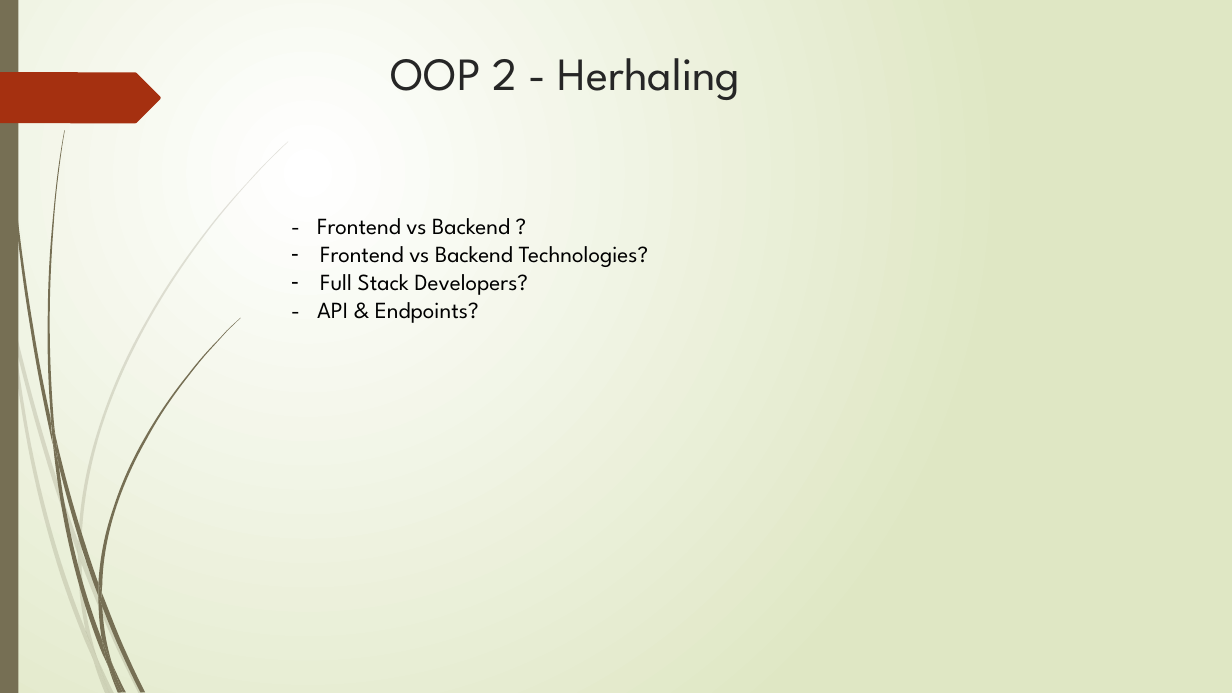
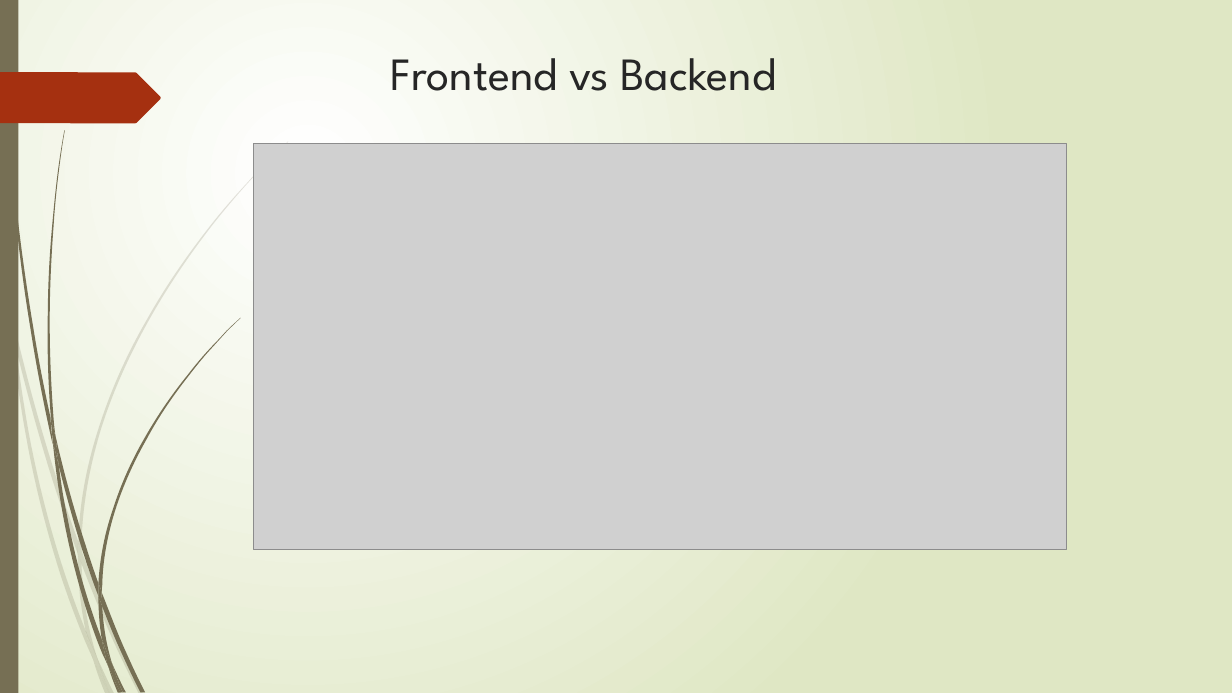
Before and after one commit to widjesh/object-oriented-programming-II, a slide deck: slide 2 of Slides/10 December.pptx. Drawn at 1232x693 pixels with LibreOffice and Linux fonts; fonts in the diff are those of the drawing; grey boxes stand for pictures. Boxes give left, top, right and bottom in pixels: in the first picture for what was removed or moved away, otherwise in the second. Text is boxed around its words. In the diff, an @@ line names an element or a change of style, - is before the commit and + after.

Commit message:
updated slides

```diff
--- a/Slides/10 December.pptx
+++ b/Slides/10 December.pptx
@@ title at (x1=391, y1=58, x2=777, y2=91): text changed @@
-OOP 2 - Herhaling
+Frontend vs Backend
@@ picture added at (x1=253, y1=143, x2=1067, y2=550) @@
@@ text removed at (x1=317, y1=218, x2=649, y2=323) @@
-- Frontend vs Backend ?
-– Frontend vs Backend Technologies?
-– Full Stack Developers?
-- API & Endpoints?
```
Also in this commit, not shown: 3 slides added.
